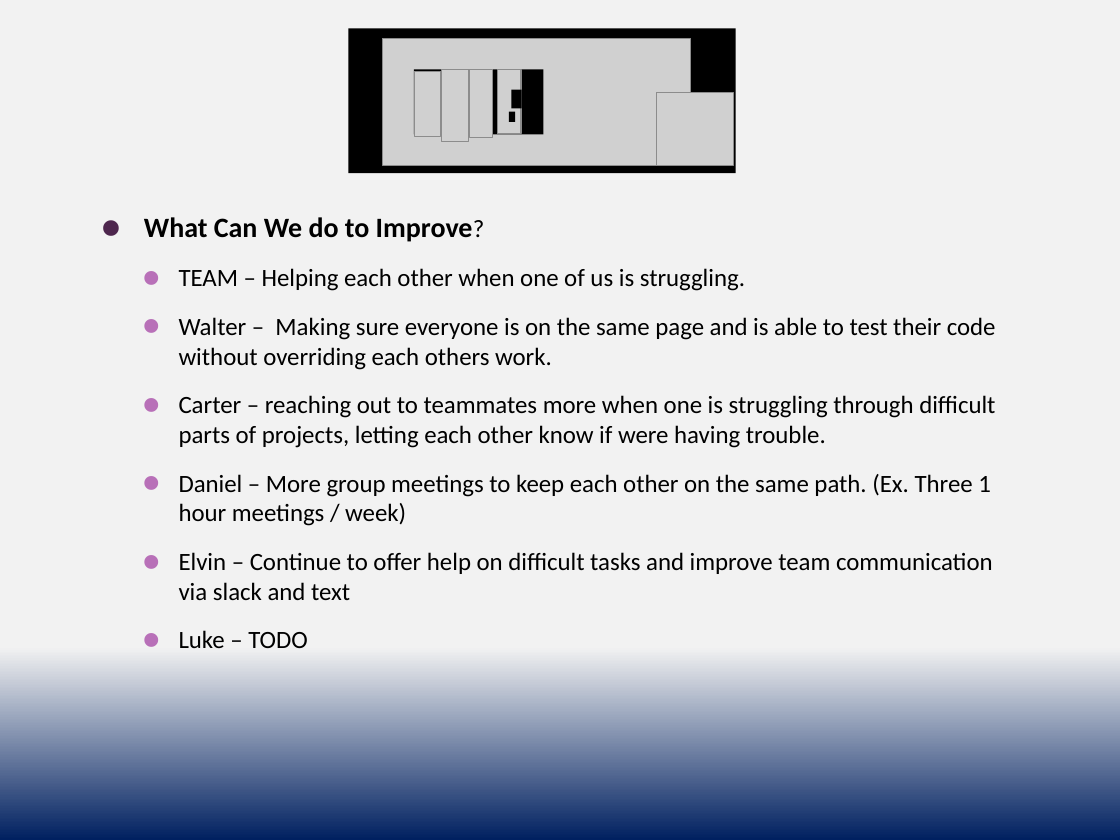
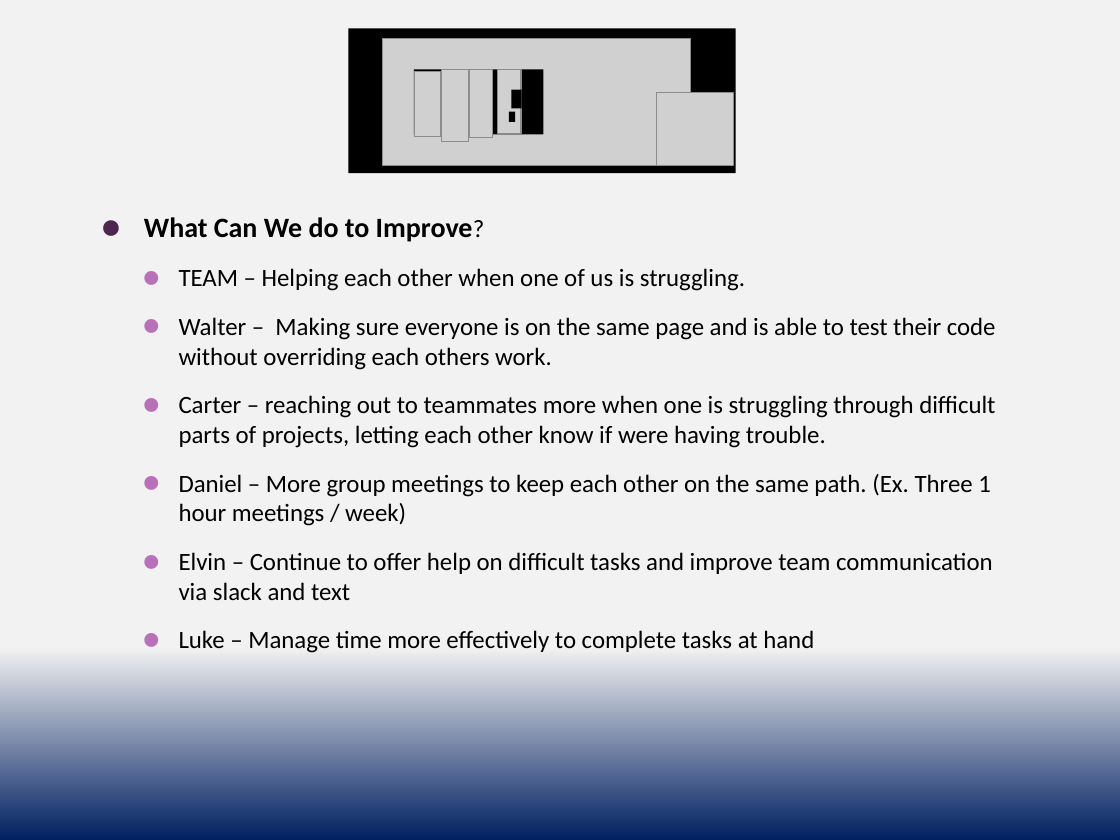
Before and after one commit to cs3398-borgs-bros/JeopardyChamp-Project, a slide deck: slide 3 of docs/Borgs_Retrospective - Sprint 3.pptx. Drawn at 1120x840 pixels with LibreOffice and Linux fonts; fonts in the diff are those of the drawing; grey boxes stand for pictures. Boxes give left, top, right and bottom in pixels: in the first picture for what was removed or moved away, otherwise in the second. Text is boxed around its words. In the diff, an @@ line names an element or a change of style, - is before the commit and + after.

```diff
--- a/docs/Borgs_Retrospective - Sprint 3.pptx
+++ b/docs/Borgs_Retrospective - Sprint 3.pptx
@@ text at (179, 630, 814, 653): text changed @@
-    ⚫ Luke – TODO
+    ⚫ Luke – Manage time more effectively to complete tasks at hand
```
Also in this commit, not shown: 1 other slide changed.
